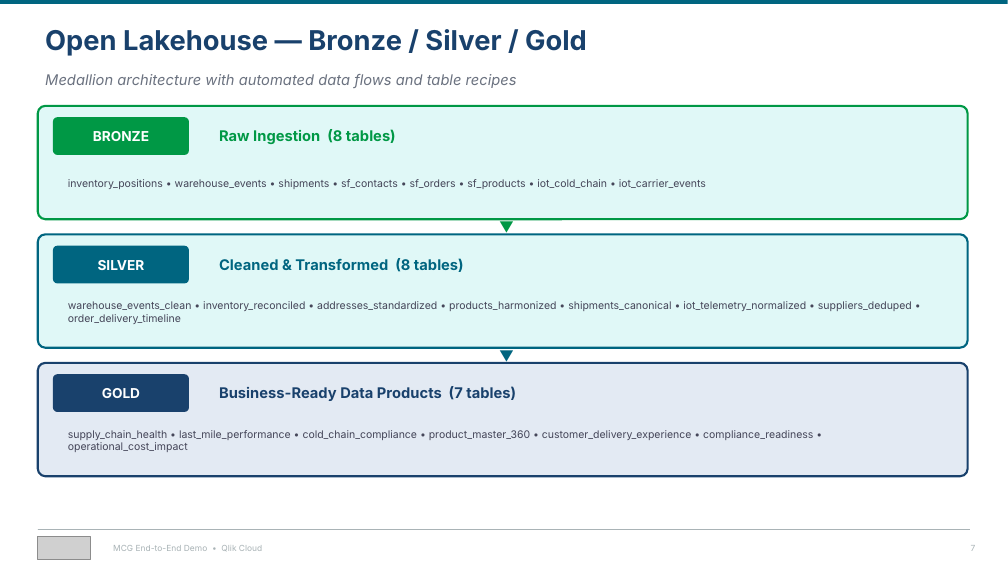
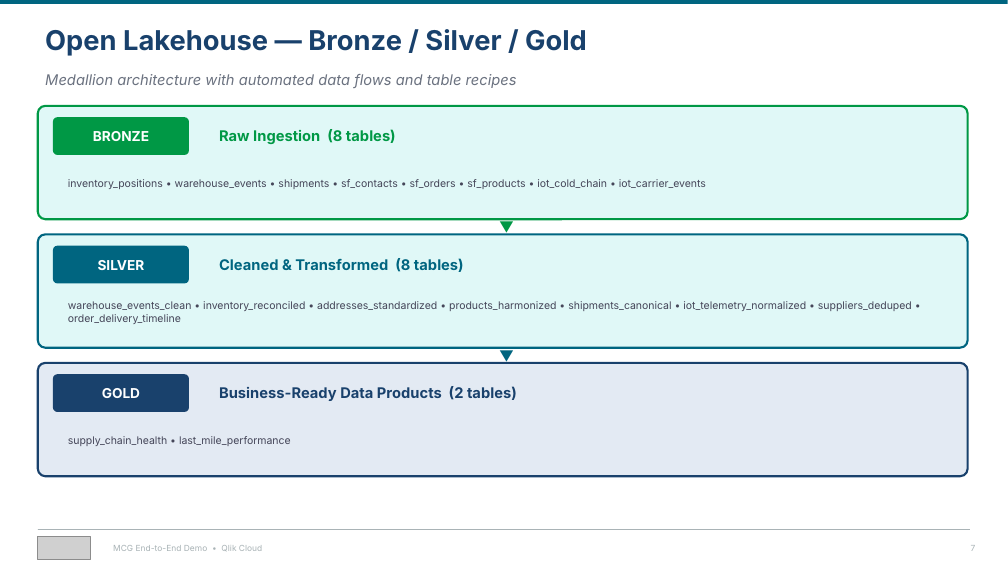
Before and after one commit to robertschoenfeldqlik/meridan_retail_group_qlik_demo_assets, a slide deck: slide 7 of MCG_Demo_Overview_Four_Stories.pptx. Drawn at 1008x567 pixels with LibreOffice and Linux fonts; fonts in the diff are those of the drawing; grey boxes stand for pictures. Boxes give left, top, right and bottom in pixels: in the first picture for what was removed or moved away, otherwise in the second. Text is boxed around its words. In the diff, an @@ line names an element or a change of style, - is before the commit and + after.

```diff
--- a/MCG_Demo_Overview_Four_Stories.pptx
+++ b/MCG_Demo_Overview_Four_Stories.pptx
@@ text at box(219, 386, 517, 401): text changed @@
-Business-Ready Data Products (7 tables)
+Business-Ready Data Products (2 tables)
@@ text at box(68, 436, 291, 446): text changed @@
-supply_chain_health • last_mile_performance • cold_chain_compliance • product_master_360 • customer_delivery_experience • compliance_readiness • operational_cost_impact
+supply_chain_health • last_mile_performance
```
Also in this commit, not shown: 6 other slides changed, 1 slide added, 52 other files.
